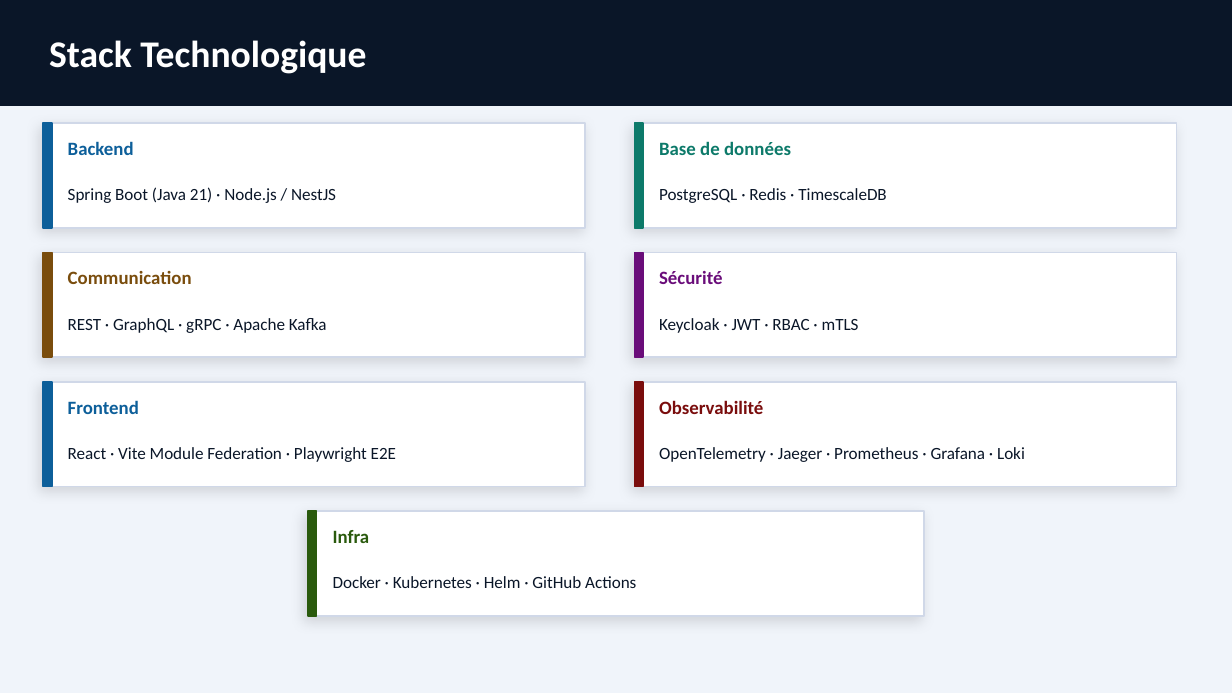
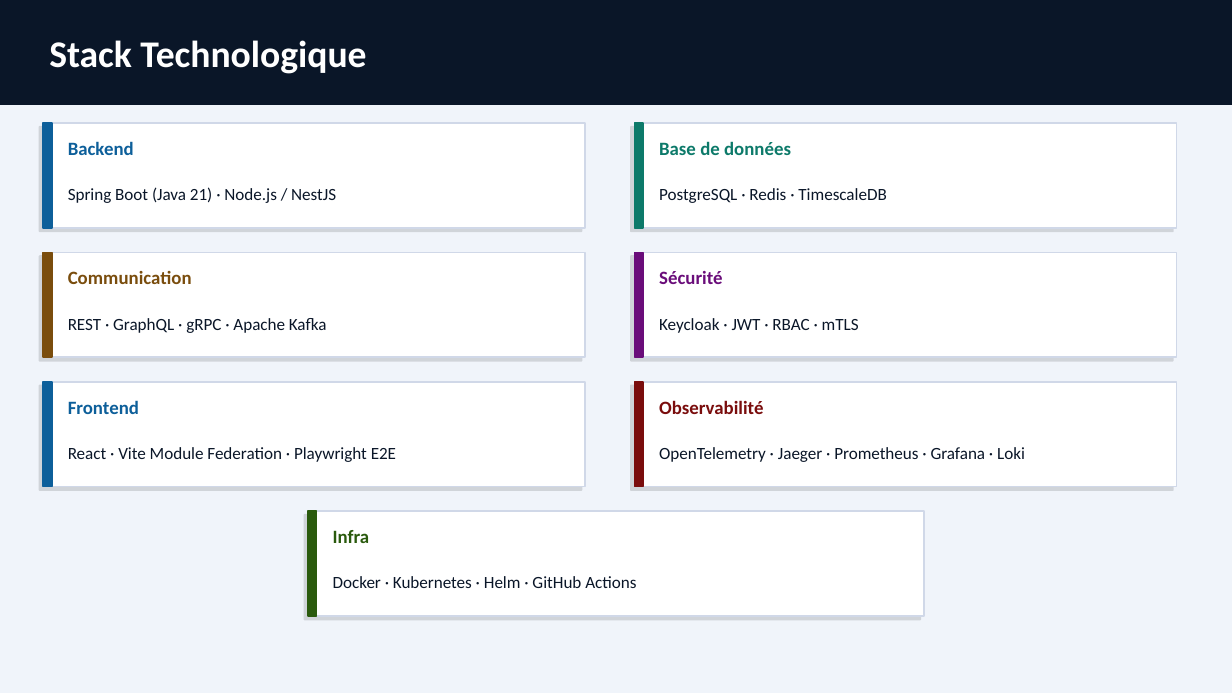
Before and after one commit to M1-ROUEN-GIL/archi-distrib-flotte-vehicules, a slide deck: slide 9 of docs/presentation/presentation.pptx. Drawn at 1232x693 pixels with LibreOffice and Linux fonts; fonts in the diff are those of the drawing. Boxes give left, top, right and bottom in pixels: in the first picture for what was removed or moved away, otherwise in the second. Text is boxed around its words. In the diff, an @@ line names an element or a change of style, - is before the commit and + after.

Commit message:
feat: presentation format pptx

```diff
--- a/docs/presentation/presentation.pptx
+++ b/docs/presentation/presentation.pptx
@@ rectangle at (43, 123, 52, 228): outline #0D5F9A 1 pt to #0D5F9A 0.99 pt @@
@@ rectangle at (634, 123, 643, 228): outline #0D7A6A 1 pt to #0D7A6A 0.99 pt @@
@@ rectangle at (43, 253, 52, 357): outline #7A4D0D 1 pt to #7A4D0D 0.99 pt @@
@@ rectangle at (634, 253, 643, 357): outline #6A0D7A 1 pt to #6A0D7A 0.99 pt @@
@@ rectangle at (43, 382, 52, 487): outline #0D5F9A 1 pt to #0D5F9A 0.99 pt @@
@@ outline #D0D8E8 1 pt to #D0D8E8 0.99 pt; shadow changed in 7 elements at (634, 123, 1177, 228), (634, 253, 1177, 357), (634, 382, 1177, 487), (308, 511, 924, 616), (43, 123, 585, 228), (43, 253, 585, 357), (43, 382, 585, 487) @@
@@ rectangle at (634, 382, 643, 487): outline #7A0D0D 1 pt to #7A0D0D 0.99 pt @@
@@ rectangle at (308, 511, 317, 616): outline #2A5A0D 1 pt to #2A5A0D 0.99 pt @@
```
Also in this commit, not shown: 10 other slides changed, 1 other file.
